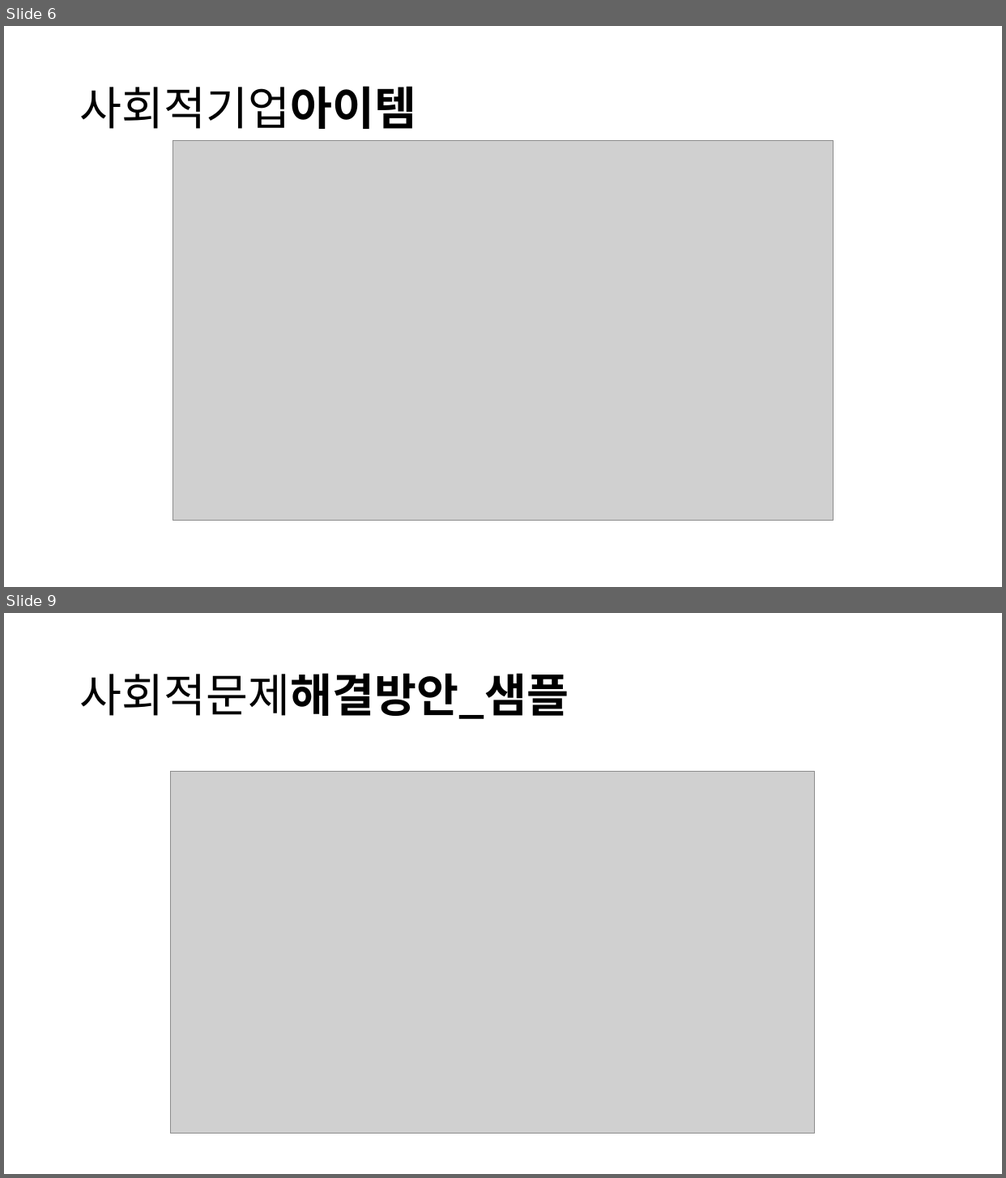
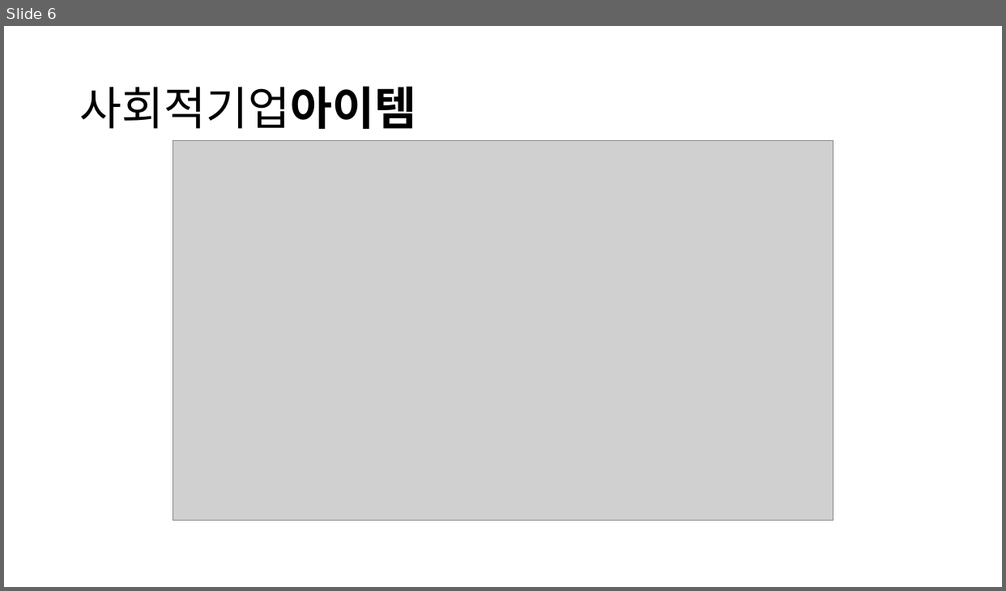
Before and after one commit to ParkBK/BAEUME, a slide deck: 박병근/발표/사회적기업PPT - 복사본.pptx. Shown one above the other, each under a label of ours: slides 6 and 9 before the commit, slide 6 after it; the slides between them are not shown. The pictures are 1006x1178 and 1006x591 pixels, drawn with LibreOffice and Linux fonts; fonts in the diff are those of the drawing; grey boxes stand for pictures. Boxes give left, top, right and bottom in pixels: in the first picture for what was removed or moved away, otherwise in the second. Text is boxed around its words. In the diff, an @@ line names an element or a change of style, - is before the commit and + after.

```diff
--- a/박병근/발표/사회적기업PPT - 복사본.pptx
+++ b/박병근/발표/사회적기업PPT - 복사본.pptx
@@ slide 9 removed at (4,613,1002,1174), background #FFFFFF @@
@@ title removed at (80,673,569,719) @@
-사회적문제해결방안_샘플
@@ picture removed at (170,772,814,1134) @@
```
Also in this commit, not shown: 2 slides changed, 4 slides added, 4 other slides removed, 1 other file.
